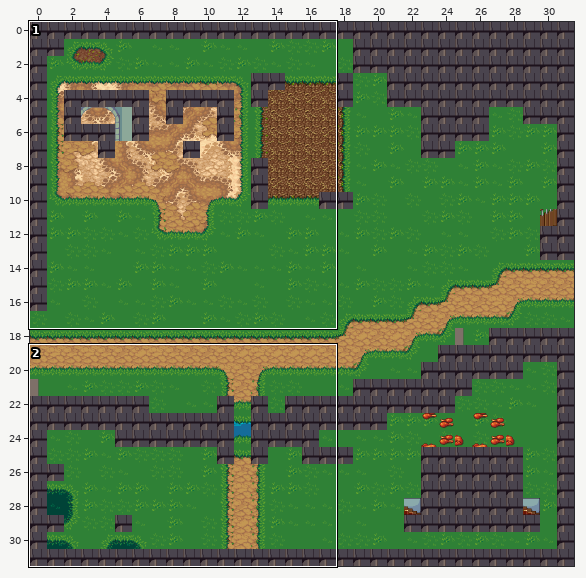
Tiled map: maps/scene1-farm.tmx. The picture above shows the old version from afar; the outline marks the close-up.
Close-up. Before the commit:
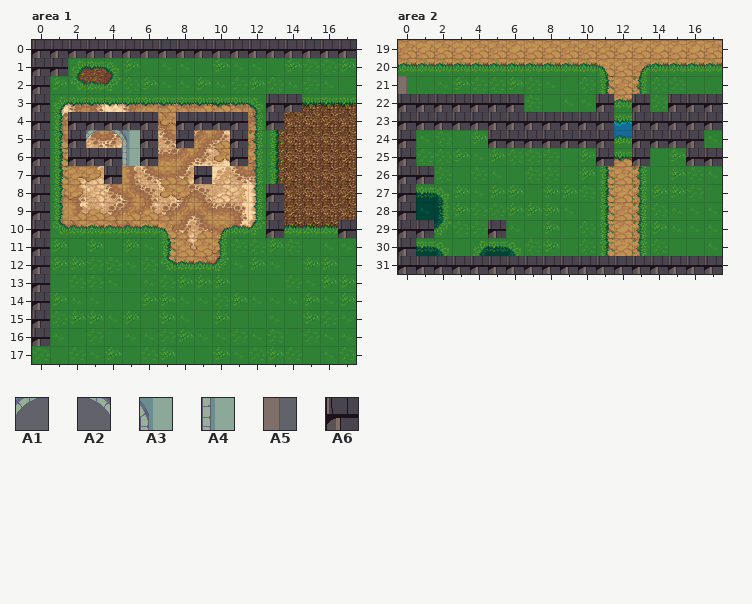
Cells are 32x32 px. Shown: area 1 x 0..17, y 0..17; area 2 x 0..17, y 19..31. The commit also changed other parts of the map, which this record leaves out. The commit also replaced the tileset; all pictures use the new one.
Key: from "build_atlas": A1 897, A2 898, A3 899, A4 931; from "terrain_atlas": A5 314, A6 752.
__ is an empty cell.
Layers that did not change in this view are not listed.
Layer "Unwalkable" before, area 1, first column x 0:
 0 A6 A6 A6 A6 A6 A6 A6 A6 A6 A6 A6 A6 A6 A6 A6 A6 A6 A6
 1 A6 A6 __ __ __ __ __ __ __ __ __ __ __ __ __ __ __ __
 2 A6 __ __ __ __ __ __ __ __ __ __ __ __ __ __ __ __ __
 3 A6 __ __ __ __ __ __ __ __ __ __ __ __ A6 A6 __ __ __
 4 A6 __ A6 A6 A6 A6 A6 __ A6 A6 A6 A6 __ A6 __ __ __ __
 5 A6 __ A6 __ __ __ A6 __ A6 __ __ A6 __ __ __ __ __ __
 6 A6 __ A6 A6 A6 __ A6 __ __ __ __ A6 __ __ __ __ __ __
 7 A6 __ __ __ A6 __ __ __ __ A6 __ __ __ __ __ __ __ __
 8 A6 __ __ __ __ __ __ __ __ __ __ __ __ A6 __ __ __ __
 9 A6 __ __ __ __ __ __ __ __ __ __ __ __ A6 __ __ __ __
10 A6 __ __ __ __ __ __ __ __ __ __ __ __ A6 __ __ __ A6
11 A6 __ __ __ __ __ __ __ __ __ __ __ __ __ __ __ __ __
12 A6 __ __ __ __ __ __ __ __ __ __ __ __ __ __ __ __ __
13 A6 __ __ __ __ __ __ __ __ __ __ __ __ __ __ __ __ __
14 A6 __ __ __ __ __ __ __ __ __ __ __ __ __ __ __ __ __
15 A6 __ __ __ __ __ __ __ __ __ __ __ __ __ __ __ __ __
16 A6 __ __ __ __ __ __ __ __ __ __ __ __ __ __ __ __ __
17 __ __ __ __ __ __ __ __ __ __ __ __ __ __ __ __ __ __
Layer "Unwalkable" before, area 2, first column x 0:
19 __ __ __ __ __ __ __ __ __ __ __ __ __ __ __ __ __ __
20 __ __ __ __ __ __ __ __ __ __ __ __ __ __ __ __ __ __
21 __ __ __ __ __ __ __ __ __ __ __ __ __ __ __ __ __ __
22 A6 A6 A6 A6 A6 A6 A6 __ __ __ __ A6 __ A6 __ A6 A6 A6
23 A6 A6 A6 A6 A6 A6 A6 A6 A6 A6 A6 A6 __ A6 A6 A6 A6 A6
24 A6 __ __ __ __ A6 A6 A6 A6 A6 A6 A6 __ A6 A6 A6 A6 __
25 A6 __ __ __ __ __ __ __ __ __ __ A6 __ A6 __ __ A6 A6
26 A6 A6 __ __ __ __ __ __ __ __ __ __ __ __ __ __ __ __
27 A6 __ __ __ __ __ __ __ __ __ __ __ __ __ __ __ __ __
28 A6 __ __ __ __ __ __ __ __ __ __ __ __ __ __ __ __ __
29 A6 A6 __ __ __ A6 __ __ __ __ __ __ __ __ __ __ __ __
30 A6 __ __ __ __ __ __ __ __ __ __ __ __ __ __ __ __ __
31 A6 A6 A6 A6 A6 A6 A6 A6 A6 A6 A6 A6 A6 A6 A6 A6 A6 A6
The result:
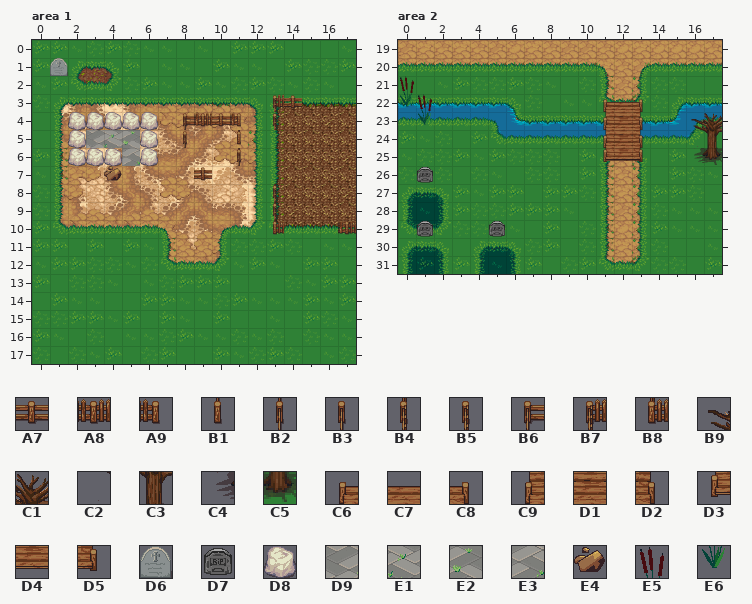
Further tiles: from "build_atlas": A7 378, A8 381, A9 382, B1 409, B2 410, B3 411, B4 413, B5 414, B6 441, B7 444, B8 508; from "obj_misk_atlas": B9 16, C1 17, C2 48, C3 49, C4 80, C5 81, C6 460, C7 461, C8 462, C9 492, D1 493, D2 494, D3 524, D4 525, D5 526, D6 822, D7 823; from "terrain_atlas": D8 495, D9 513, E1 514, E2 515, E3 547, E4 696, E5 954, E6 986.
See-through tiles are keyed as they look on the map.
Edits made:
Changed rows in their new state; .. is an unchanged cell.
Layer "Buildings", area 1:
first column x 1:
 1 D6 .. .. .. .. .. .. .. .. .. .. .. .. .. .. .. ..
 3 .. .. .. .. .. .. .. .. .. .. .. .. B7 A7 .. .. ..
 4 .. D8 D8 D8 D8 D8 .. B6 A8 A7 A9 .. B5 .. .. .. ..
 5 .. D8 D9 E1 E2 D8 .. B3 .. .. B1 .. .. .. .. .. ..
 6 .. D8 D8 D8 E3 D8 .. .. .. .. B2 .. .. .. .. .. ..
 7 .. .. .. E4 .. .. .. .. A7 .. .. .. .. .. .. .. ..
 8 .. .. .. .. .. .. .. .. .. .. .. .. B4 .. .. .. ..
 9 .. .. .. .. .. .. .. .. .. .. .. .. B4 .. .. .. ..
10 .. .. .. .. .. .. .. .. .. .. .. .. B8 .. .. .. A8
Layer "Unwalkable" (now hidden), area 1:
first column x 0:
 0 __ __ __ __ __ __ __ __ __ __ __ __ __ __ __ __ __ __
 1 __ __ .. .. .. .. .. .. .. .. .. .. .. .. .. .. .. ..
 2 __ .. .. .. .. .. .. .. .. .. .. .. .. .. .. .. .. ..
 3 __ .. .. .. .. .. .. .. .. .. .. .. .. __ __ .. .. ..
 4 __ .. __ __ __ __ __ .. __ __ __ __ .. __ .. .. .. ..
 5 __ .. __ .. .. .. __ .. __ .. .. __ .. .. .. .. .. ..
 6 __ .. __ __ __ .. __ .. .. .. .. __ .. .. .. .. .. ..
 7 __ .. .. .. __ .. .. .. .. __ .. .. .. .. .. .. .. ..
 8 __ .. .. .. .. .. .. .. .. .. .. .. .. __ .. .. .. ..
 9 __ .. .. .. .. .. .. .. .. .. .. .. .. __ .. .. .. ..
10 __ .. .. .. .. .. .. .. .. .. .. .. .. __ .. .. .. __
11 __ .. .. .. .. .. .. .. .. .. .. .. .. .. .. .. .. ..
12 __ .. .. .. .. .. .. .. .. .. .. .. .. .. .. .. .. ..
13 __ .. .. .. .. .. .. .. .. .. .. .. .. .. .. .. .. ..
14 __ .. .. .. .. .. .. .. .. .. .. .. .. .. .. .. .. ..
15 __ .. .. .. .. .. .. .. .. .. .. .. .. .. .. .. .. ..
16 __ .. .. .. .. .. .. .. .. .. .. .. .. .. .. .. .. ..
Layer "Buildings", area 2:
first column x 0:
21 E5 .. .. .. .. .. .. .. .. .. .. .. .. .. .. .. .. ..
22 E6 E5 .. .. .. .. .. .. .. .. .. C6 C7 C8 .. .. .. ..
23 .. E6 .. .. .. .. .. .. .. .. .. C9 D1 D2 .. .. B9 C1
24 .. .. .. .. .. .. .. .. .. .. .. C9 D1 D2 .. .. C2 C3
25 .. .. .. .. .. .. .. .. .. .. .. D3 D4 D5 .. .. C4 C5
26 .. D7 .. .. .. .. .. .. .. .. .. .. .. .. .. .. .. ..
29 .. D7 .. .. .. D7 .. .. .. .. .. .. .. .. .. .. .. ..
Layer "Unwalkable" (now hidden), area 2:
first column x 0:
22 __ __ __ __ __ __ __ .. .. .. .. __ .. __ .. __ __ __
23 __ __ __ __ __ __ __ __ __ __ __ __ .. __ __ __ __ __
24 __ .. .. .. .. __ __ __ __ __ __ __ .. __ __ __ __ ..
25 __ .. .. .. .. .. .. .. .. .. .. __ .. __ .. .. __ __
26 __ __ .. .. .. .. .. .. .. .. .. .. .. .. .. .. .. ..
27 __ .. .. .. .. .. .. .. .. .. .. .. .. .. .. .. .. ..
28 __ .. .. .. .. .. .. .. .. .. .. .. .. .. .. .. .. ..
29 __ __ .. .. .. __ .. .. .. .. .. .. .. .. .. .. .. ..
30 __ .. .. .. .. .. .. .. .. .. .. .. .. .. .. .. .. ..
31 __ __ __ __ __ __ __ __ __ __ __ __ __ __ __ __ __ __
